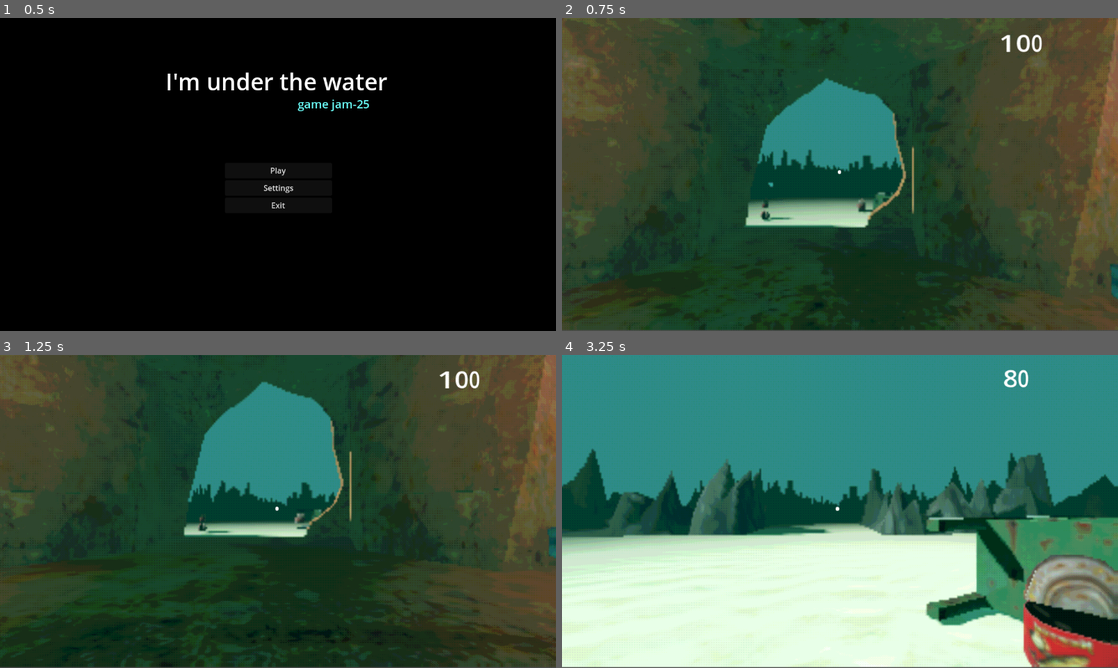
Above: before the commit, frames 1-4 (two rows, left to right).
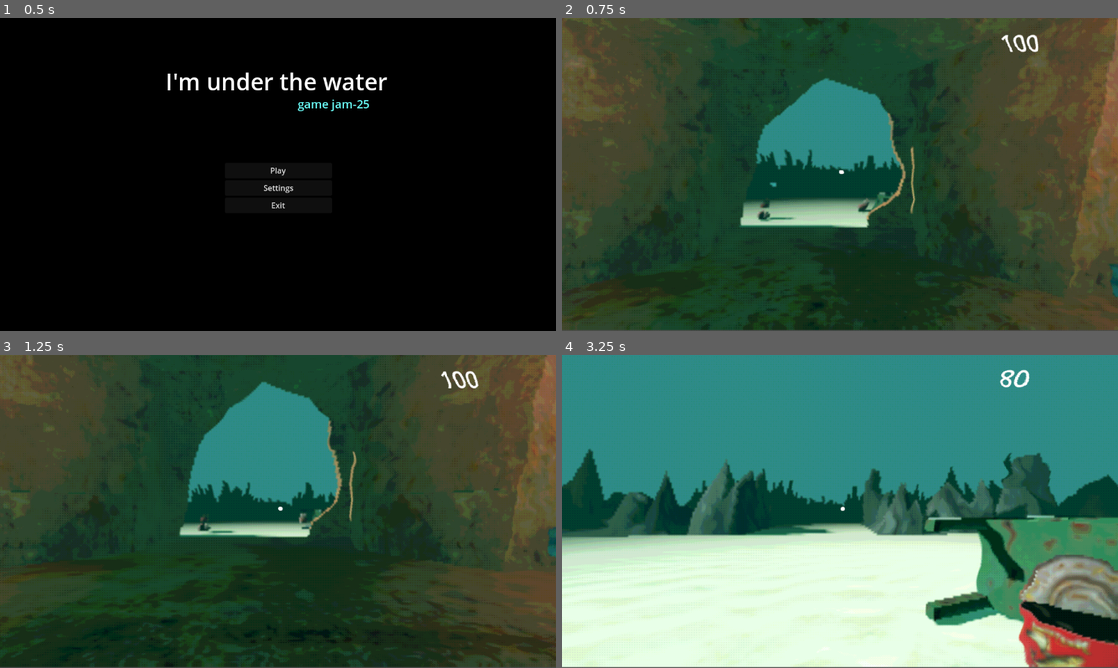
Above: after the commit, the same moments.

Repository: useronym/BubbleGameJam
Game: Godot game, scene res://scenes/mainMenu.tscn
Two runs of this game, one before a commit and one after it. Both use one fixed random seed, a clock stepped at 60 frames per second and the inputs below.
Inputs (mouse positions are in pixels of both pictures, inside the frame that each line leads up to):
- Up to frame 1 (0.5 s): no input
- Up to frame 2 (0.75 s): click "Play" at 0.5 s
- Up to frame 3 (1.25 s): no input
- Up to frame 4 (3.25 s): tap Enter at 1.25 s; move the mouse to (867, 511) at 1.27 s; hold W (up) from 1.28 s (still down); tap E (interact) at 1.35, 2.1, 2.85 s; move the mouse to (812, 511) at 2.02 s; move the mouse to (851, 505) at 2.77 s

Frame 1 is identical in both runs. In frame 2, 1.6% of the frame differs, in the area x 6-100%, y 5-90%; in frame 3, 1.6%; in frame 4, 4.0%, in the area x 1-100%, y 4-100%.

Commit message:
Assign noise texture for water wobble in viewport container

Diff:
--- a/main.tscn
+++ b/main.tscn
@@ -1,7 +1,8 @@
-[gd_scene load_steps=14 format=3 uid="uid://piq1qo6dhgdh"]
+[gd_scene load_steps=15 format=3 uid="uid://piq1qo6dhgdh"]
 
 [ext_resource type="PackedScene" uid="uid://brpt71jl5cg2q" path="res://scenes/player.tscn" id="1_8teri"]
 [ext_resource type="Shader" path="res://shaders/ps1.gdshader" id="1_k7buc"]
+[ext_resource type="Texture2D" uid="uid://bfveptx8iejlg" path="res://shaders/damien-ramirez-cg-2.jpg" id="2_lqowu"]
 [ext_resource type="PackedScene" uid="uid://b72hjo0h8mcm6" path="res://scenes/lights.tscn" id="3_r2uqw"]
 [ext_resource type="PackedScene" uid="uid://cn77ildhp66sp" path="res://environment/cornerroad.tscn" id="5_rk2qt"]
 [ext_resource type="PackedScene" uid="uid://dvvyaffq6qj2p" path="res://environment/emptyroad.tscn" id="5_uw7jg"]
@@ -16,6 +17,7 @@
 shader_parameter/dithering = true
 shader_parameter/colors = 12
 shader_parameter/dither_size = 1
+shader_parameter/noise_tex = ExtResource("2_lqowu")
 
 [sub_resource type="ProceduralSkyMaterial" id="ProceduralSkyMaterial_e2q4g"]
 sky_top_color = Color(0.189241, 0.507505, 0.474824, 1)
